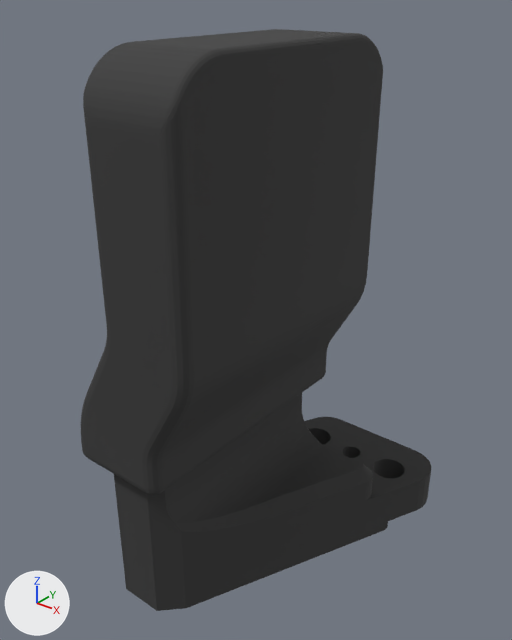
Before and after pictures for a commit that changed the glTF model cel/hand_e_vinger_min.glb.
One viewpoint serves both versions: a camera (50 mm lens) standing at (0.0382, -0.0424, 0.1693) and looking at (0.0042, 0.0001, 0.1429). Lighting does not change. The marker at lower left points along +X, +Y and +Z. The picture after the commit comes second.

Objects in the first picture: 'geometry_3', 'geometry_4'.
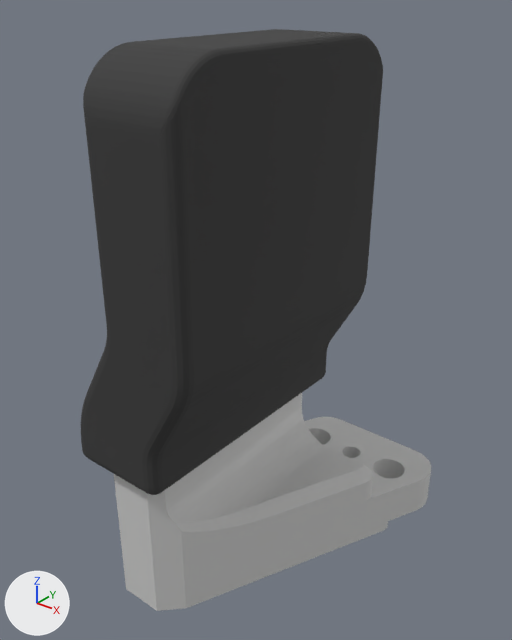
Location of each change, [x1, y1, x2, y2] in pixels of the pictures (512 x 640 px):
'geometry_4', recoloured (dark grey to light grey): [114, 393, 431, 611] in both

Patch to the scene script:
```diff
--- a/cel/hand_e_vinger_min.glb.py
+++ b/cel/hand_e_vinger_min.glb.py
@@ mat_material_1 @@
+mat_material_1 = principled_material('Material_1')
+mat_material_1.base_color = (0.639, 0.639, 0.633)  # light grey #d1d1d0
+mat_material_1.roughness = 0.45
@@ me_geometry_4 @@
 me_geometry_4.from_pydata(...)  # 1516 vertices, 3099 faces; spans x -0.0018..0.0157, y -0.0126..0.0166, z 0.119..0.164
-me_geometry_4.materials.append(mat_material_0)  # dark grey #383838
+me_geometry_4.materials.append(mat_material_1)  # light grey #d1d1d0
```
